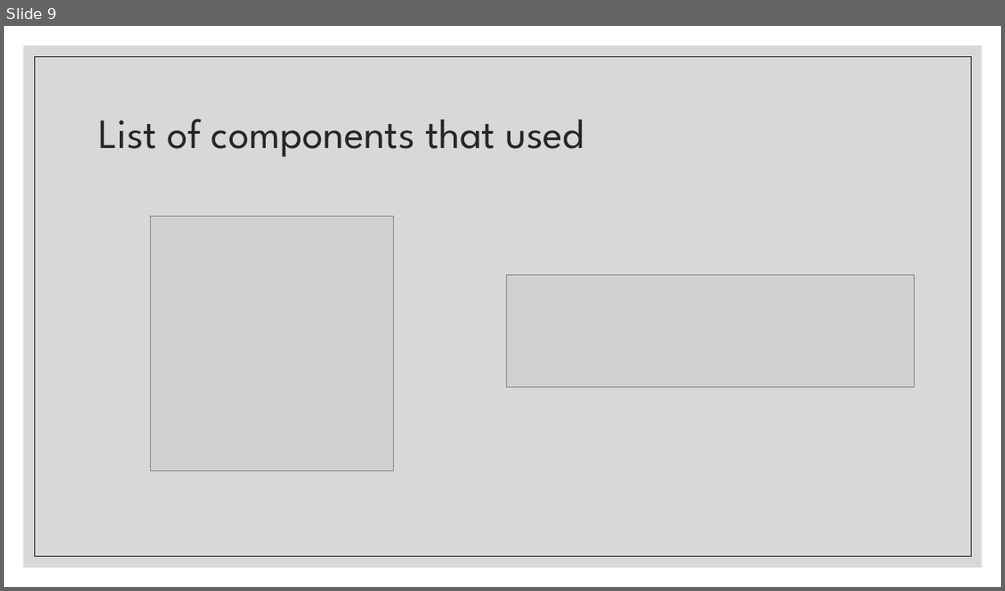
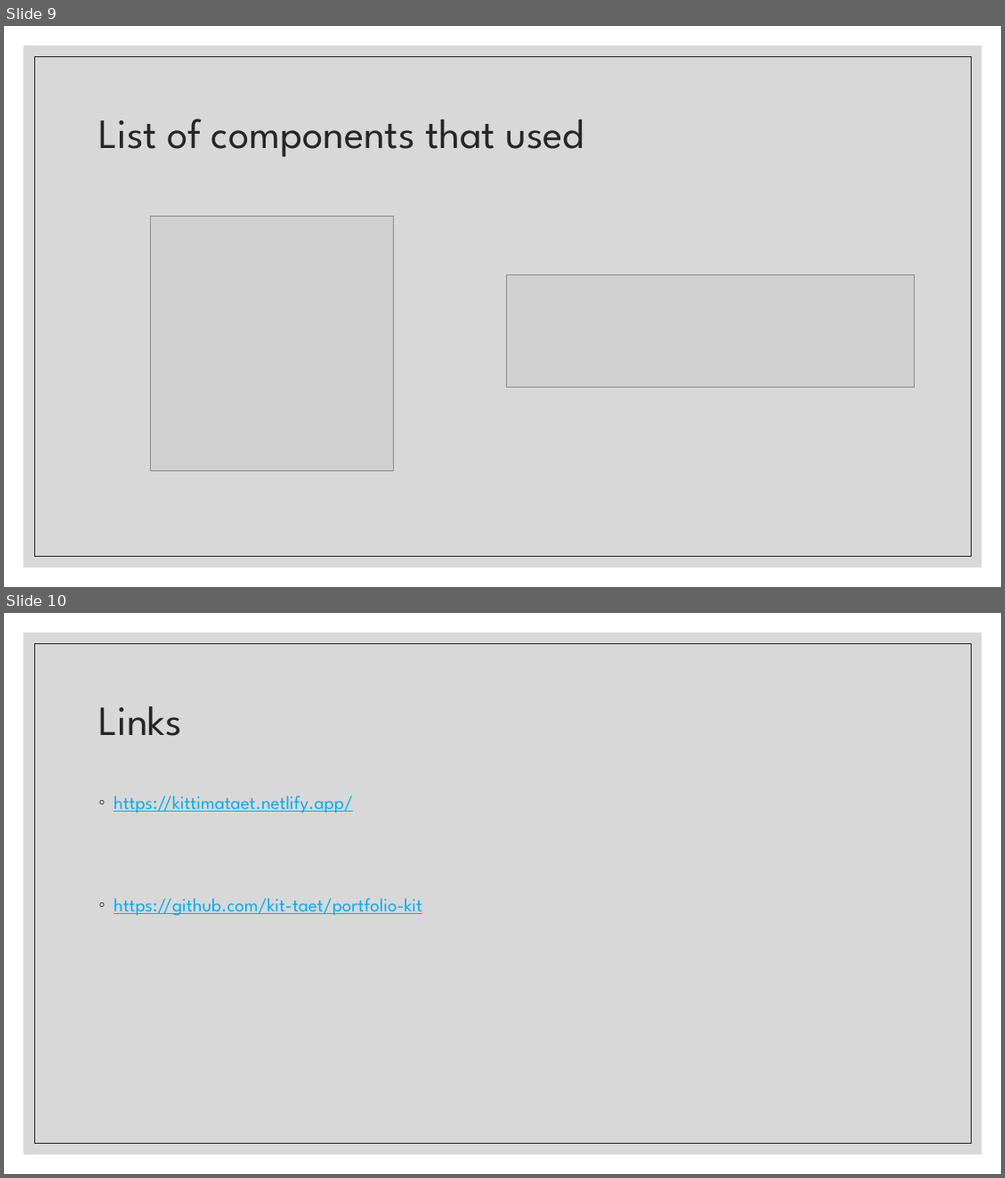
Before and after one commit to kit-taet/portfolio-kit, a slide deck: ppt/portfolio-kit.pptx. Shown one above the other, each under a label of ours: slide 9 before the commit, slides 9 and 10 after it. The pictures are 1005x591 and 1005x1178 pixels, drawn with LibreOffice and Linux fonts; fonts in the diff are those of the drawing; grey boxes stand for pictures. Boxes give left, top, right and bottom in pixels: in the first picture for what was removed or moved away, otherwise in the second. Text is boxed around its words. In the diff, an @@ line names an element or a change of style, - is before the commit and + after.

```diff
--- a/ppt/portfolio-kit.pptx
+++ b/ppt/portfolio-kit.pptx
@@ slide 10 added at box(4, 613, 1001, 1174), background #FFFFFF; not listed: 2 template elements that a slide beside it also shows @@
@@ title added at box(98, 706, 182, 736), 40 pt, text #262626 @@
+Links
@@ text added at box(113, 795, 422, 916), 18 pt, text #00B0F0, underline @@
+◦ https://kittimataet.netlify.app/
+◦ https://github.com/kit-taet/portfolio-kit
```
Also in this commit, not shown: 2 other files.
